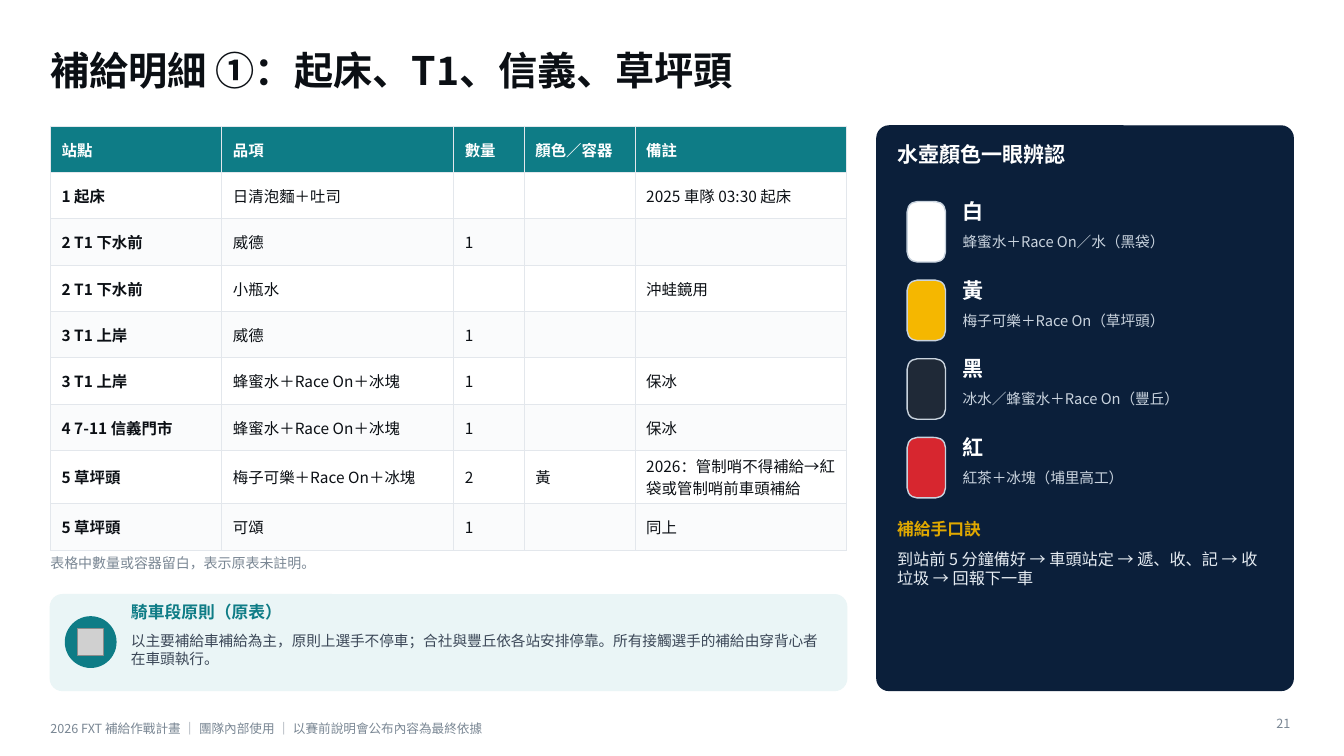
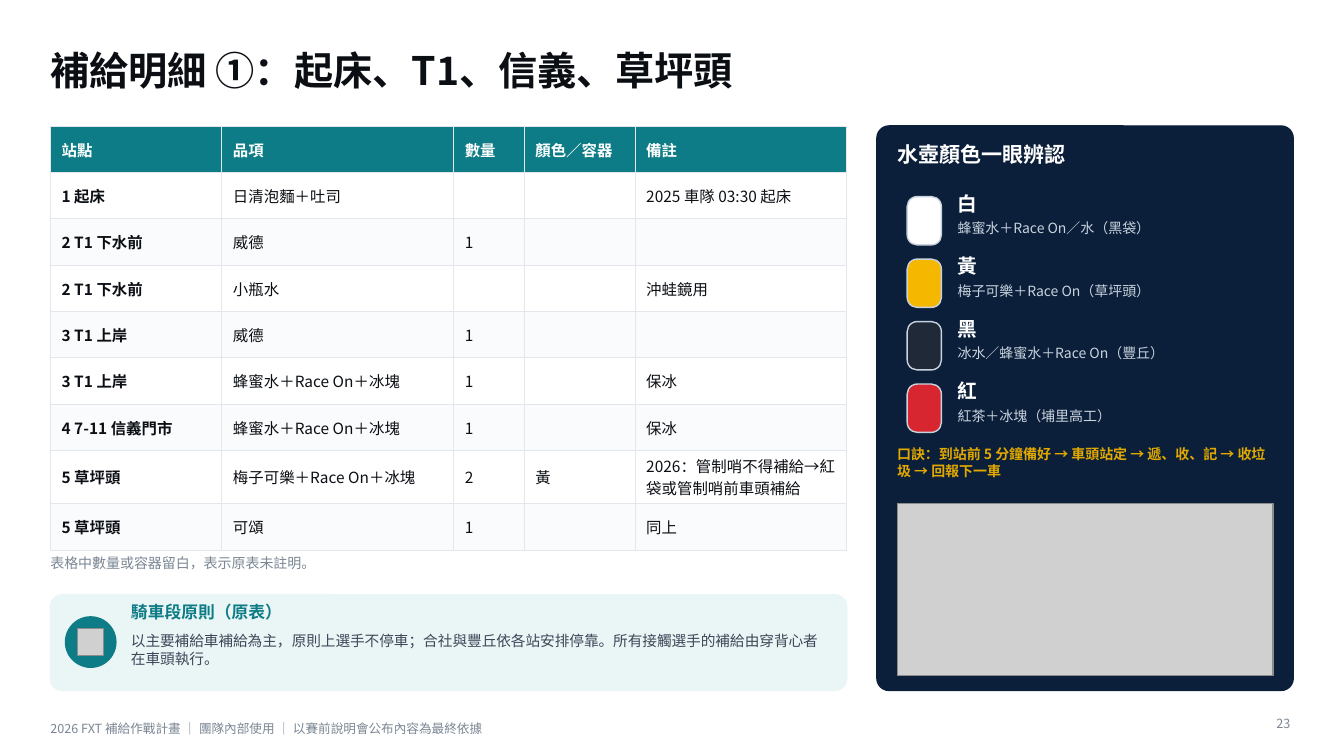
Before and after one commit to powermovebboy-sys/Race-site, a slide deck: slide 23 of deck/2026_FXT_補給作戰計畫.pptx (slide 21 before the commit). Drawn at 1344x756 pixels with LibreOffice and Linux fonts; fonts in the diff are those of the drawing; grey boxes stand for pictures. Boxes give left, top, right and bottom in pixels: in the first picture for what was removed or moved away, otherwise in the second. Text is boxed around its words. In the diff, an @@ line names an element or a change of style, - is before the commit and + after.

```diff
--- a/deck/2026_FXT_補給作戰計畫.pptx
+++ b/deck/2026_FXT_補給作戰計畫.pptx
@@ rounded rectangle: place and size @@
-rounded rectangle at [907, 202, 946, 262]
+rounded rectangle at [907, 197, 942, 245]
@@ text "白": place and size @@
-text "白" at [963, 201, 984, 221]
+text "白" at [958, 194, 978, 213]
@@ text "蜂蜜水＋Race On／水（黑袋）": place and size @@
-text "蜂蜜水＋Race On／水（黑袋）" at [963, 234, 1165, 248]
+text "蜂蜜水＋Race On／水（黑袋）" at [958, 221, 1151, 234]
@@ rounded rectangle: place and size @@
-rounded rectangle at [907, 280, 946, 341]
+rounded rectangle at [907, 259, 942, 308]
@@ text "黃": place and size @@
-text "黃" at [963, 277, 984, 303]
+text "黃" at [958, 256, 978, 275]
@@ text "梅子可樂＋Race On（草坪頭）": place and size @@
-text "梅子可樂＋Race On（草坪頭）" at [963, 313, 1165, 328]
+text "梅子可樂＋Race On（草坪頭）" at [958, 284, 1151, 297]
@@ rounded rectangle: place and size @@
-rounded rectangle at [907, 359, 946, 419]
+rounded rectangle at [907, 322, 942, 370]
@@ text "黑": place and size @@
-text "黑" at [963, 359, 984, 378]
+text "黑" at [958, 320, 978, 338]
@@ text "冰水／蜂蜜水＋Race On（豐丘）": place and size @@
-text "冰水／蜂蜜水＋Race On（豐丘）" at [963, 391, 1179, 405]
+text "冰水／蜂蜜水＋Race On（豐丘）" at [958, 346, 1164, 359]
@@ proportions changed in 4 elements at [907, 197, 942, 245], [907, 259, 942, 308], [907, 322, 942, 370], [907, 384, 942, 433] @@
@@ rounded rectangle: place and size @@
-rounded rectangle at [907, 438, 946, 498]
+rounded rectangle at [907, 384, 942, 433]
@@ size 15 to 14 pt in 4 elements at [958, 194, 978, 213], [958, 256, 978, 275], [958, 320, 978, 338], [958, 381, 978, 400] @@
@@ text "紅": place and size @@
-text "紅" at [963, 437, 984, 457]
+text "紅" at [958, 381, 978, 400]
@@ size 10.5 to 10 pt in 4 elements at [958, 221, 1151, 234], [958, 284, 1151, 297], [958, 346, 1164, 359], [958, 409, 1111, 422] @@
@@ text "紅茶＋冰塊（埔里高工）": place and size @@
-text "紅茶＋冰塊（埔里高工）" at [963, 470, 1124, 484]
+text "紅茶＋冰塊（埔里高工）" at [958, 409, 1111, 422]
@@ text at [897, 445, 1266, 478]: text changed; size 11.5 to 10 pt; text colour #E6ECF2 to #E0A800; bold on @@
-到站前 5 分鐘備好 → 車頭站定 → 遞、收、記 → 收垃圾 → 回報下一車
+口訣：到站前 5 分鐘備好 → 車頭站定 → 遞、收、記 → 收垃圾 → 回報下一車
@@ picture added at [897, 504, 1273, 676] @@
@@ text removed at [897, 520, 981, 537] @@
-補給手口訣
@@ page number at [1276, 718, 1290, 728]: text changed @@
-21
+23
```
Also in this commit, not shown: 1 other slide changed, 2 slides added, 21 other files.
